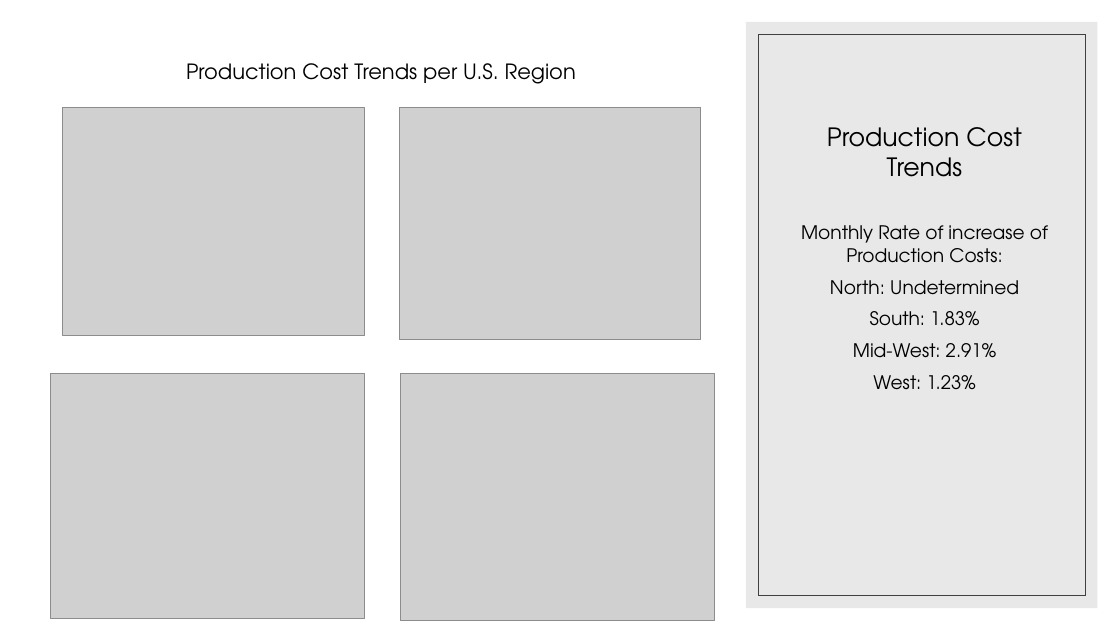
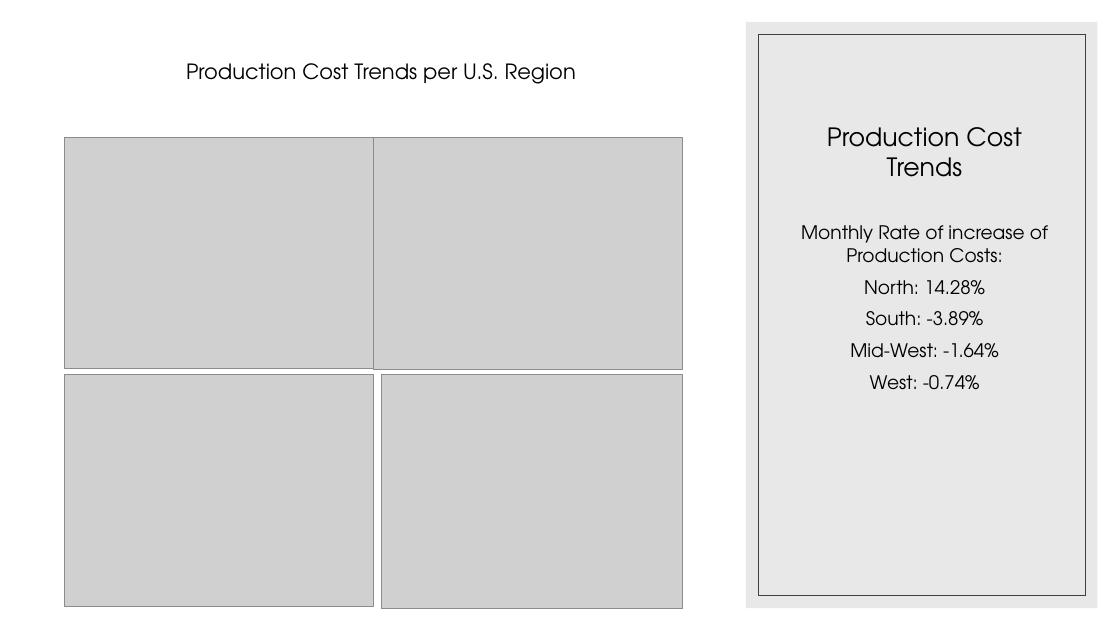
Before and after one commit to JWatson1102/project_1, a slide deck: slide 6 of Presentaion.pptx. Drawn at 1120x630 pixels with LibreOffice and Linux fonts; fonts in the diff are those of the drawing; grey boxes stand for pictures. Boxes give left, top, right and bottom in pixels: in the first picture for what was removed or moved away, otherwise in the second. Text is boxed around its words. In the diff, an @@ line names an element or a change of style, - is before the commit and + after.

```diff
--- a/Presentaion.pptx
+++ b/Presentaion.pptx
@@ picture: place and size @@
-picture at box(63, 108, 365, 335)
+picture at box(65, 138, 374, 369)
@@ picture: place and size @@
-picture at box(400, 108, 702, 339)
+picture at box(373, 138, 682, 370)
@@ text at box(850, 280, 999, 390): text changed @@
-North: Undetermined
-South: 1.83%
-Mid-West: 2.91%
-West: 1.23%
+North: 14.28%
+South: -3.89%
+Mid-West: -1.64%
+West: -0.74%
@@ picture: place and size @@
-picture at box(50, 374, 365, 618)
+picture at box(65, 375, 374, 606)
@@ picture: place and size @@
-picture at box(401, 374, 715, 621)
+picture at box(381, 375, 682, 608)
```
Also in this commit, not shown: 3 other slides changed, 1 other file.
